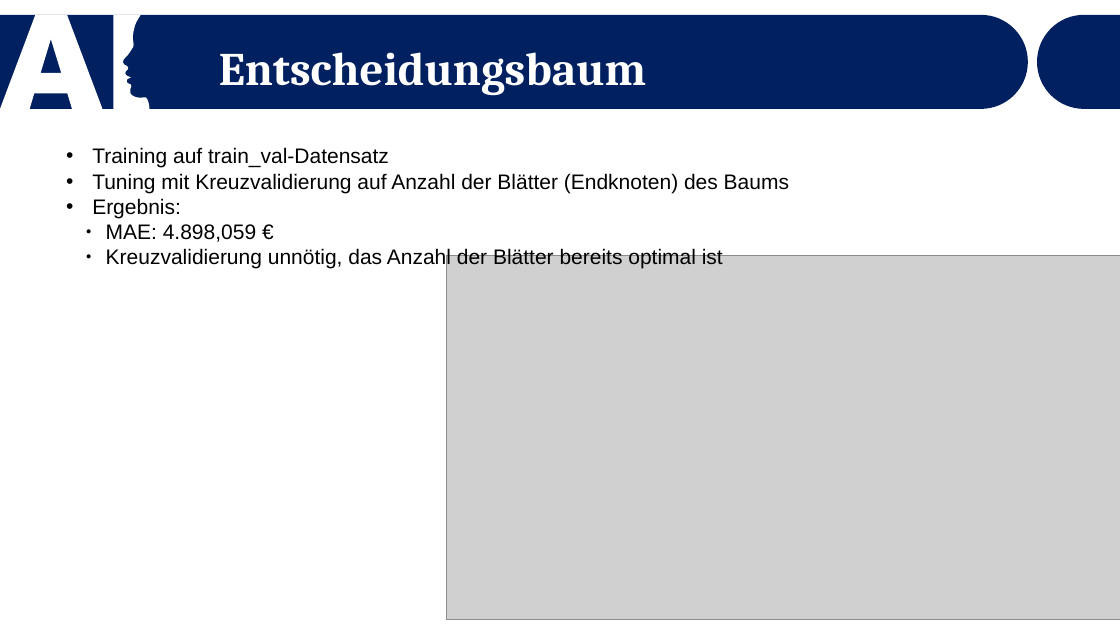
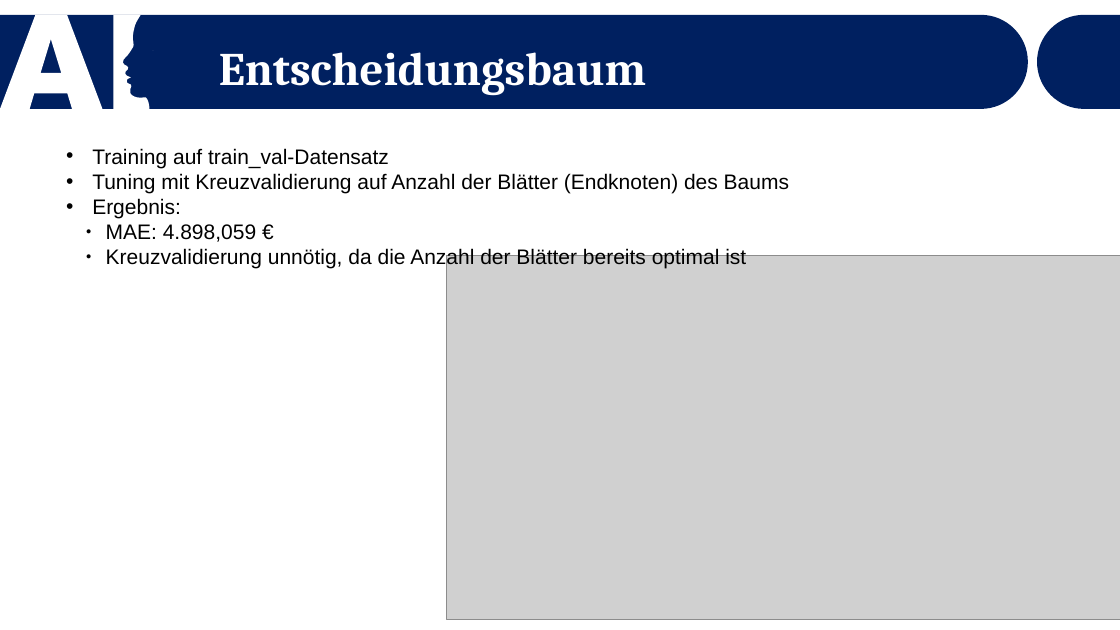
Before and after one commit to Dewin154/Projekt_Machine_Learning, a slide deck: slide 16 of Präsentation_Vorlage.pptx. Drawn at 1120x630 pixels with LibreOffice and Linux fonts; fonts in the diff are those of the drawing; grey boxes stand for pictures. Boxes give left, top, right and bottom in pixels: in the first picture for what was removed or moved away, otherwise in the second. Text is boxed around its words. In the diff, an @@ line names an element or a change of style, - is before the commit and + after.

```diff
--- a/Präsentation_Vorlage.pptx
+++ b/Präsentation_Vorlage.pptx
@@ text at <box>106,248,746,269</box>: text changed @@
-  ● Kreuzvalidierung unnötig, das Anzahl der Blätter bereits optimal ist
+  ● Kreuzvalidierung unnötig, da die Anzahl der Blätter bereits optimal ist
```
Also in this commit, not shown: 12 other slides changed, 1 slide added, 1 slide removed, 1 other file.
